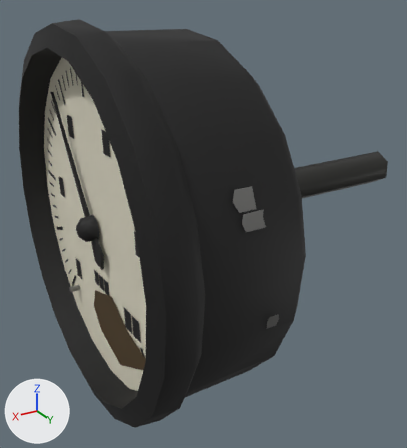
Two versions of the glTF model LIMINAL V13/data/models/gauge.glb, one commit apart.
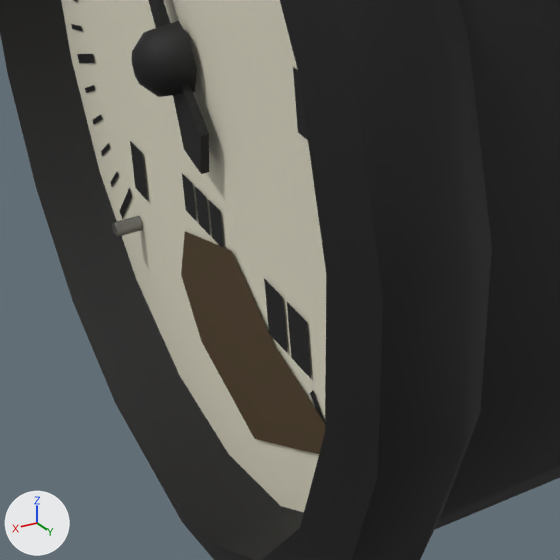
Old and new are each drawn whole from a camera (50 mm lens) standing at (0.1212, 0.1944, 0.0879) and looking at (0.0012, -0.0055, -0.012) and again close up on the part from 7% to 57% of the width and 46% to 91% of the height. Arrows for +X, +Y and +Z are at lower left; the lights stay in place. The older version's two pictures come first. Vertices at exactly the same position are counted once.

Script lines for the objects in view, before the commit:
```python
mat_look_plastic_r_0_45__fett = principled_material('look=plastic r=0.45 #fett')
mat_look_plastic_r_0_45__fett.base_color = (0.0732, 0.0432, 0.0134)  # brown #4c3b1f
mat_look_plastic_r_0_45__fett.roughness = 0.7
me_gauge10 = bpy.data.meshes.new('gauge10')
me_gauge10.from_pydata(...)  # 8 vertices, 6 faces; spans x 0.0534, y -0.0107..0.0481, z -0.0547..-0.025
me_gauge10.materials.append(mat_look_plastic_r_0_45__fett)  # brown #4c3b1f
me_gauge2 = bpy.data.meshes.new('gauge2')
me_gauge2.from_pydata(...)  # 204 vertices, 102 faces; spans x 0.0532, y -0.0605..0.0605, z -0.0454..0.0605
me_gauge2.materials.append(mat_look_paint_r_1__teilung)  # black #0a0a0a
me_gauge5 = bpy.data.meshes.new('gauge5')
me_gauge5.from_pydata(...)  # 41 vertices, 62 faces; spans x 0.054..0.061, y -0.0335..0.0106, z -0.0135..0.0474
me_gauge5.materials.append(mat_look_paint_r_1_1__schwarz)  # black #0d0d0d
ob_gauge10 = bpy.data.objects.new('gauge10', me_gauge10)
ob_gauge10.location = (0.0, 0.0, 0.0)
ob_gauge2 = bpy.data.objects.new('gauge2', me_gauge2)
ob_gauge2.location = (0.0, 0.0, 0.0)
ob_gauge5 = bpy.data.objects.new('gauge5', me_gauge5)
ob_gauge5.location = (0.0, 0.0, 0.0)
# also in view: 'gauge0' at (0.034, 0.0, 0.0); 'gauge1' at (0.053, 0.0, 0.0); 'gauge4' at (0.0533, -0.0003, 0.0035)
```
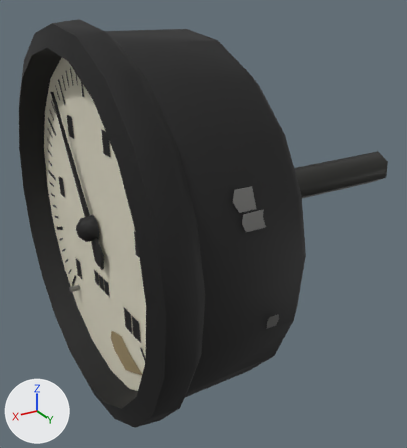
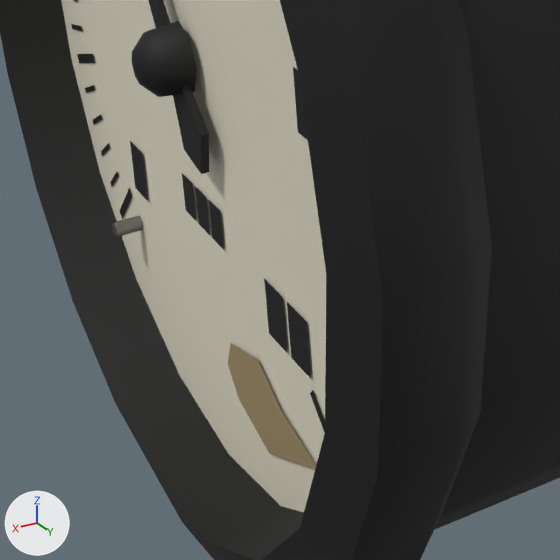
The change in detail:
Material 'look=plastic r=0.45 #fett' (mat_look_plastic_r_0_45__fett) changes colour from brown #4c3b1f to brown #9e8c66; in linear values from (0.0732, 0.0432, 0.0134) to (0.342, 0.263, 0.133).
me_gauge10 is used by ob_gauge10; location (0.0, 0.0, 0.0).
me_gauge10 had 8 vertices, 6 faces and spanned x 0.0534, y -0.0107..0.0481, z -0.0547..-0.025.
me_gauge10 now has 8 vertices, 6 faces and spans x 0.0534, y 0.007..0.0387, z -0.0537..-0.0389.
me_gauge10 part 1: the whole mesh is scaled about its middle by (1, 0.538, 0.5), then moved by (0.0, 0.0042, -0.0064).

Location of each change, (x1, y1, x2, y2) in pixels of the close-ups (560 x 560 px):
'gauge10', recoloured, moved, rescaled (lighter): before (181, 231, 325, 454); after (228, 343, 316, 468)
